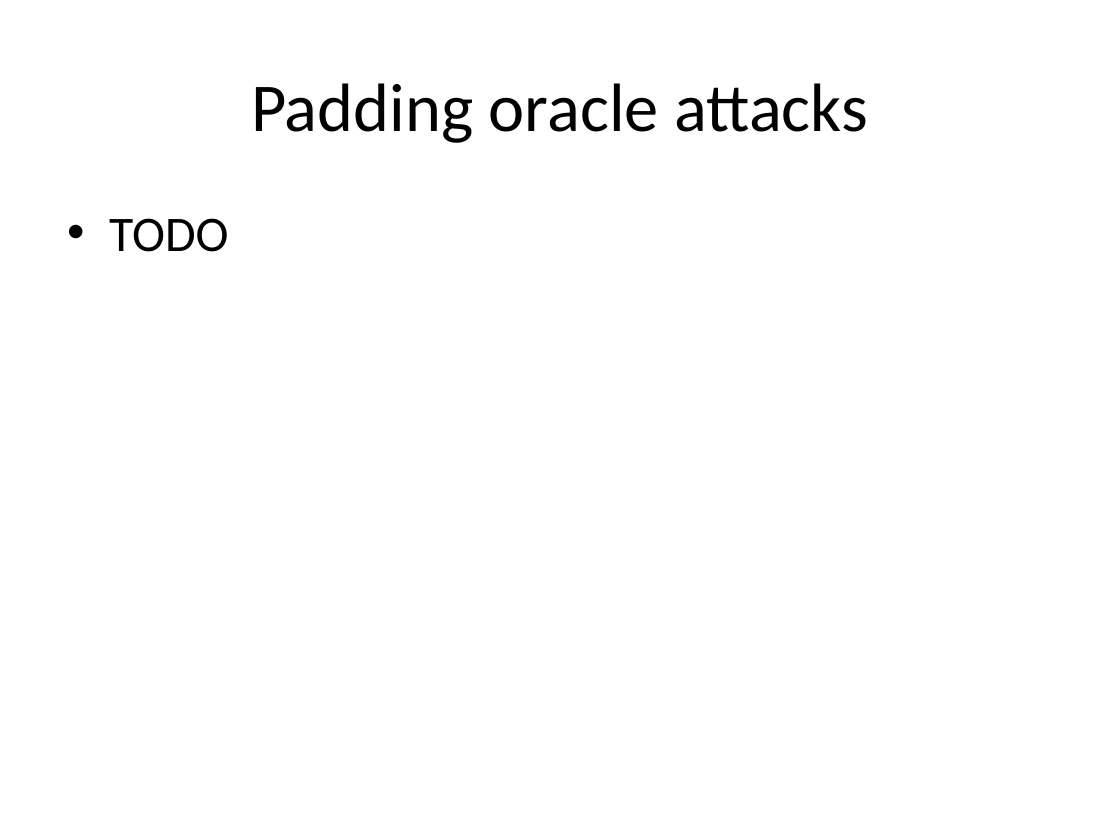
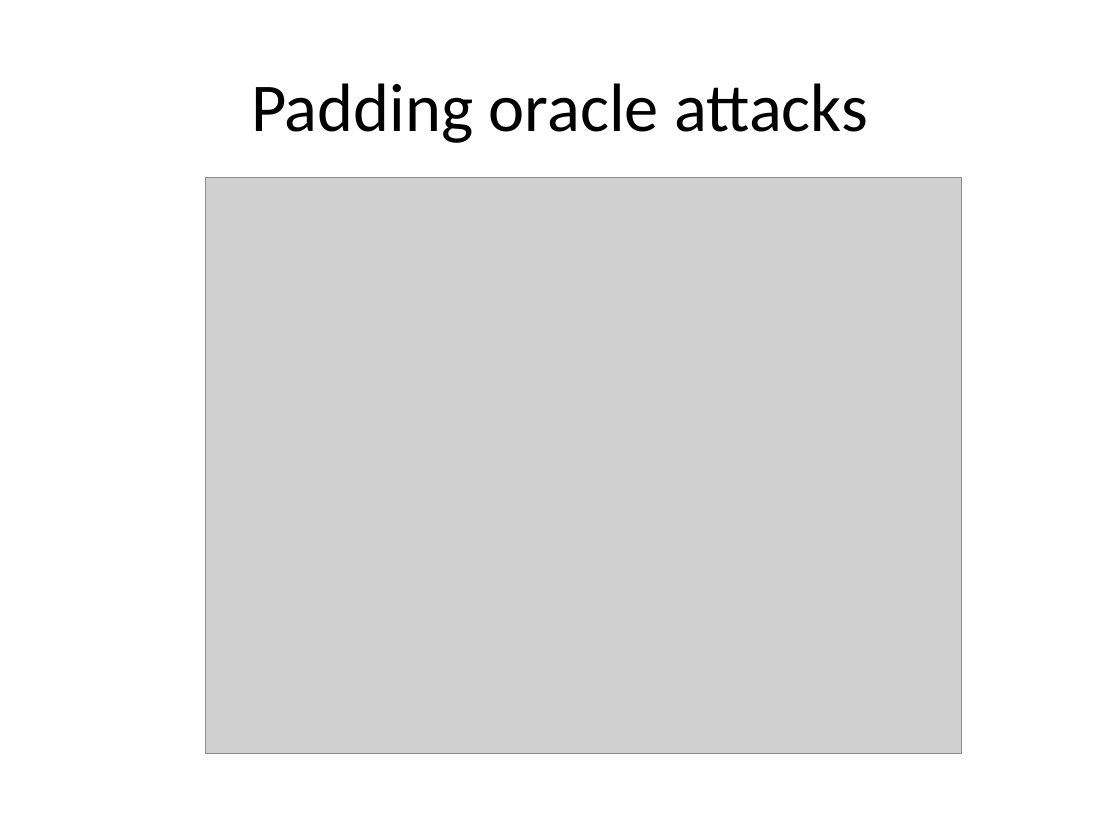
Before and after one commit to iagox86/2013-02-Shmoocon-talk, a slide deck: slide 68 of Shmoocon.pptx (slide 50 before the commit). Drawn at 1120x840 pixels with LibreOffice and Linux fonts; fonts in the diff are those of the drawing; grey boxes stand for pictures. Boxes give left, top, right and bottom in pixels: in the first picture for what was removed or moved away, otherwise in the second. Text is boxed around its words. In the diff, an @@ line names an element or a change of style, - is before the commit and + after.

```diff
--- a/Shmoocon.pptx
+++ b/Shmoocon.pptx
@@ picture added at (205,177,961,753) @@
@@ text removed at (109,218,228,252) @@
-• TODO
```
Also in this commit, not shown: 6 other slides changed, 18 slides added, 6 other files.
